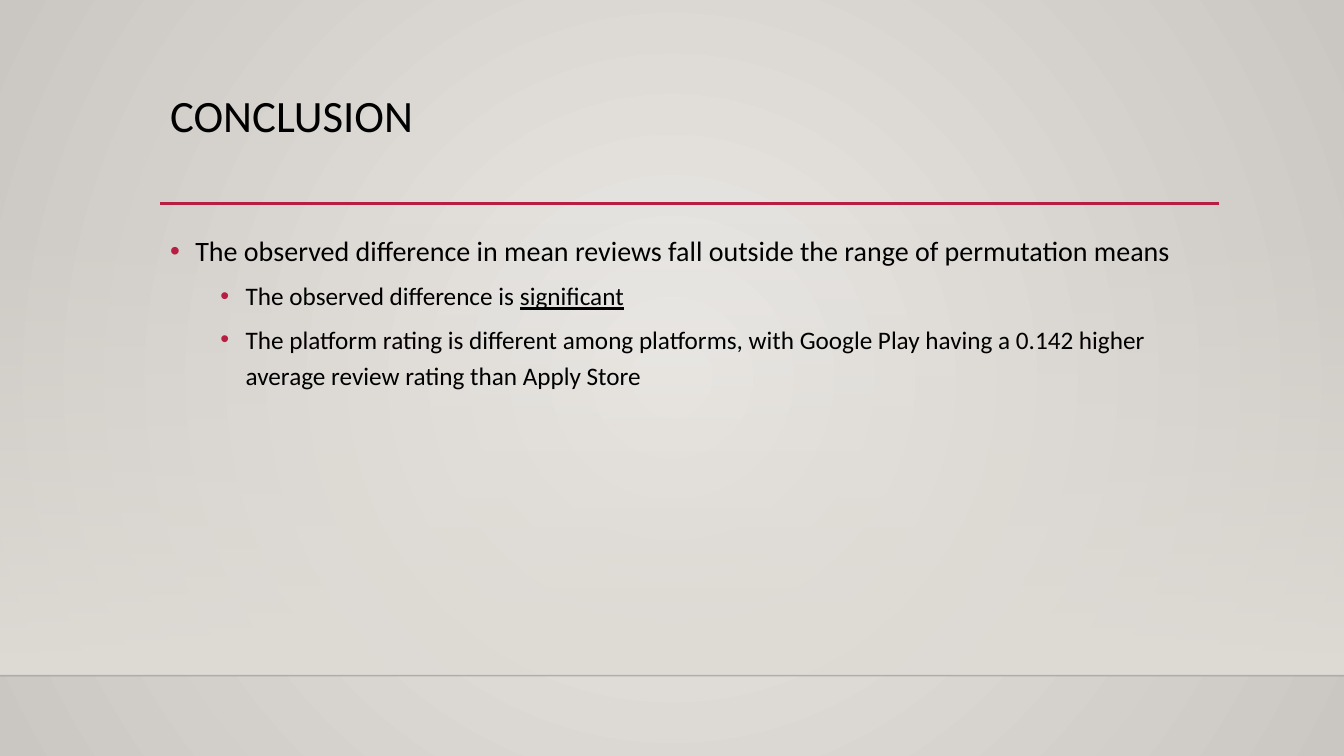
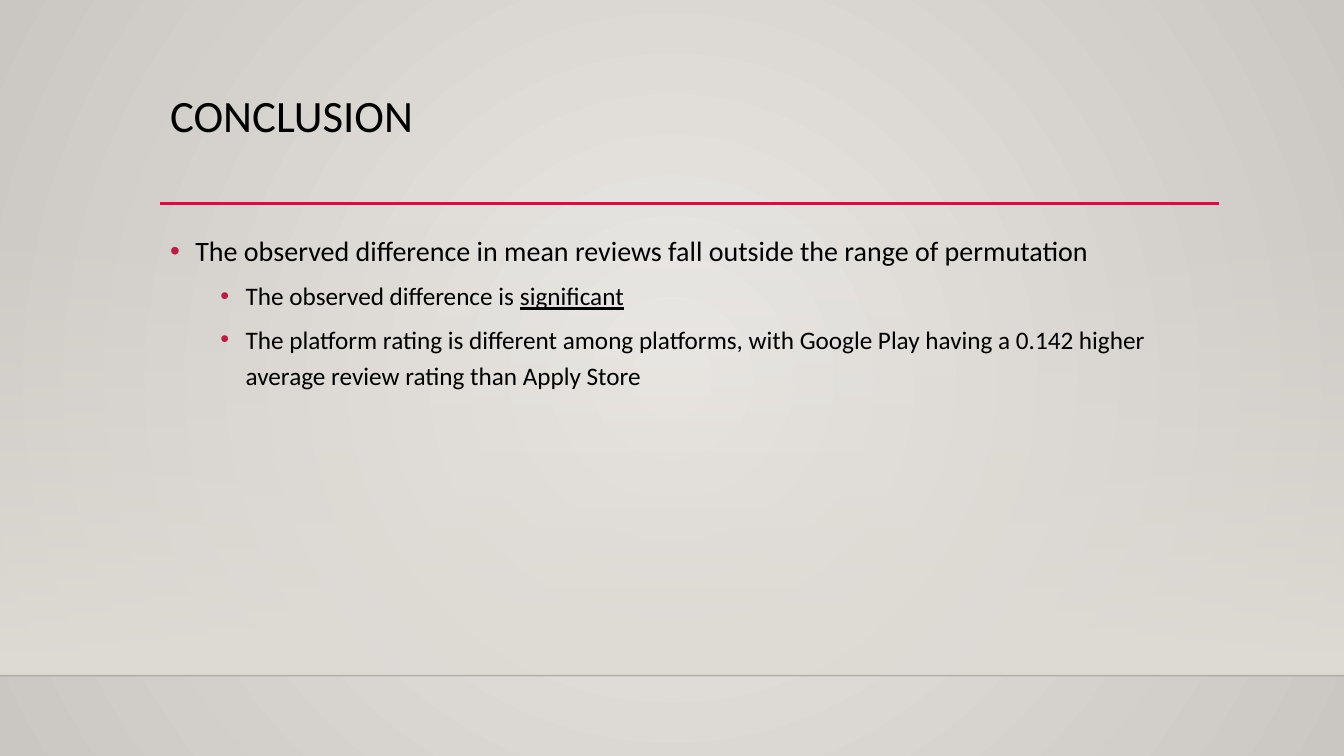
Before and after one commit to sittingman/dstrackprep, a slide deck: slide 5 of Apps/Platform analysis.pptx. Drawn at 1344x756 pixels with LibreOffice and Linux fonts; fonts in the diff are those of the drawing; background and template pictures are left out. Boxes give left, top, right and bottom in pixels: in the first picture for what was removed or moved away, otherwise in the second. Text is boxed around its words. In the diff, an @@ line names an element or a change of style, - is before the commit and + after.

```diff
--- a/Apps/Platform analysis.pptx
+++ b/Apps/Platform analysis.pptx
@@ text at box(195, 241, 1088, 266): text changed @@
-• The observed difference in mean reviews fall outside the range of permutation means
+• The observed difference in mean reviews fall outside the range of permutation
```
Also in this commit, not shown: 3 other slides changed.
